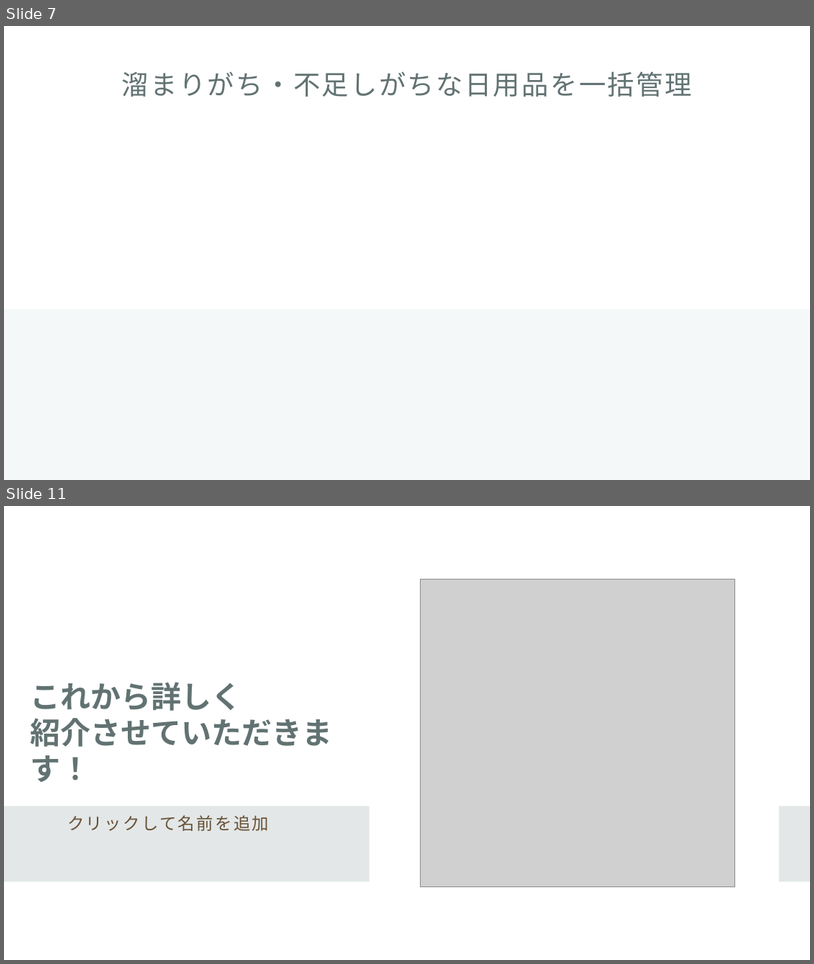
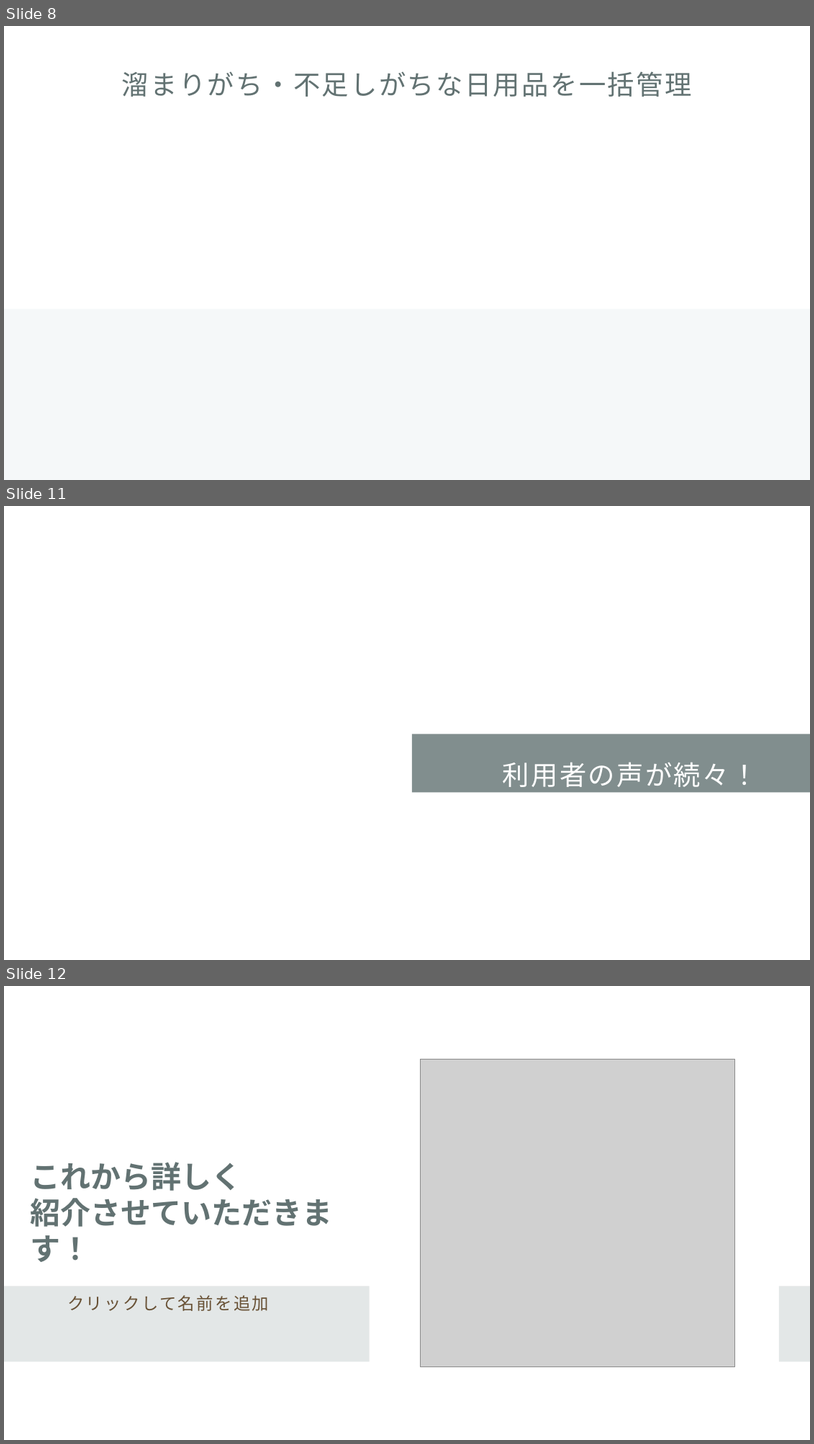
Before and after one commit to dojo2023/C-5, a slide deck: doc/SubsKeeper_CM.pptx. Shown one above the other, each under a label of ours: slides 7 and 11 before the commit, slides 8, 11 and 12 after it; the slides between them are not shown. The pictures are 814x964 and 814x1444 pixels, drawn with LibreOffice and Linux fonts; fonts in the diff are those of the drawing; grey boxes stand for pictures. Boxes give left, top, right and bottom in pixels: in the first picture for what was removed or moved away, otherwise in the second. Text is boxed around its words. In the diff, an @@ line names an element or a change of style, - is before the commit and + after.

```diff
--- a/doc/SubsKeeper_CM.pptx
+++ b/doc/SubsKeeper_CM.pptx
@@ slide 11 added at bbox=[4, 506, 810, 960], background #FFFFFF @@
@@ title added at bbox=[412, 734, 810, 793], fill #627272 at 80% opacity, 32 pt, text #FFFFFF @@
+利用者の声が続々！
@@ what was slide 7 is now slide 8 @@
@@ what was slide 11 is now slide 12 @@
```
Also in this commit, not shown: 4 slides changed.
